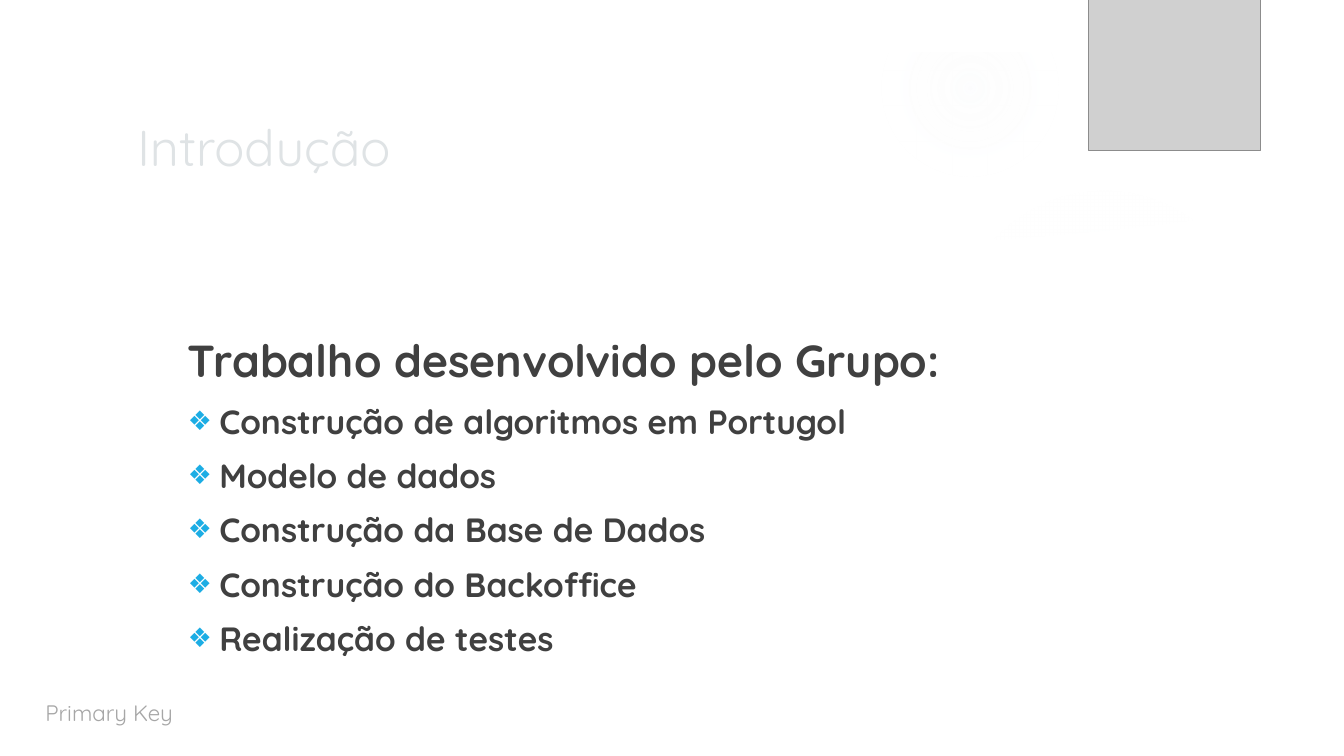
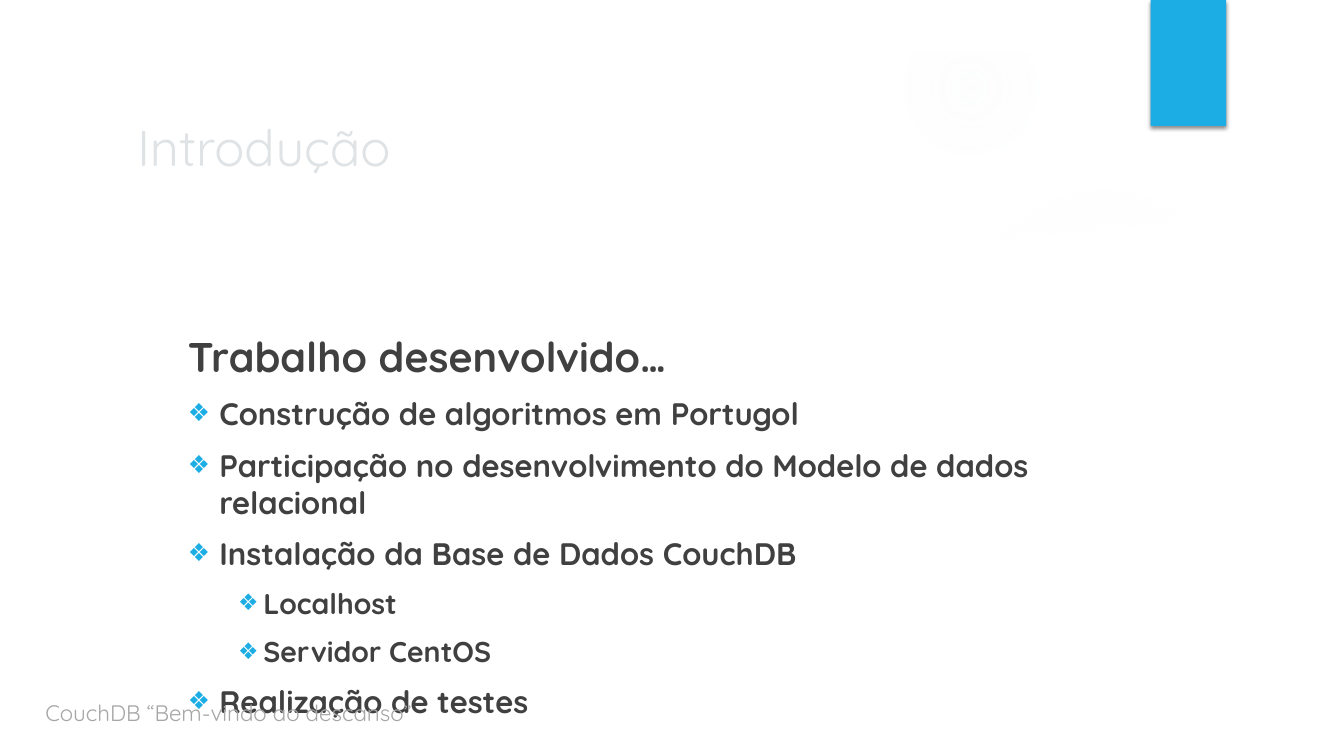
Before and after one commit to portugol/bd, a slide deck: slide 2 of couchdb/ApresentacaoFinal.pptx. Drawn at 1344x756 pixels with LibreOffice and Linux fonts; fonts in the diff are those of the drawing; grey boxes stand for pictures; background and template pictures are left out. Boxes give left, top, right and bottom in pixels: in the first picture for what was removed or moved away, otherwise in the second. Text is boxed around its words. In the diff, an @@ line names an element or a change of style, - is before the commit and + after.

```diff
--- a/couchdb/ApresentacaoFinal.pptx
+++ b/couchdb/ApresentacaoFinal.pptx
@@ picture removed at box(1089, 0, 1260, 150) @@
@@ text at box(188, 341, 666, 373): text changed; size 32 to 29.6 pt @@
-  Trabalho desenvolvido pelo Grupo:
+  Trabalho desenvolvido…
@@ text at box(219, 401, 799, 721): size 24 to 22.2 pt in "Construção de algoritmos em Portugol", "Realização de testes" @@
@@ text at box(219, 453, 1028, 663): text changed; size 24 to 22.2 pt @@
-  ❖ Modelo de dados
-  ❖ Construção da Base de Dados
-  ❖ Construção do Backoffice
+  ❖ Participação no desenvolvimento do Modelo de dados relacional
+  ❖ Instalação da Base de Dados CouchDB
+    ❖ Localhost
+    ❖ Servidor CentOS
@@ text removed at box(45, 705, 173, 726) @@
-Primary Key
@@ text added at box(45, 698, 412, 721), 16 pt, text #A6A6A6 @@
+CouchDB “Bem-vindo ao descanso”
```
Also in this commit, not shown: 1 other slide changed, 9 slides added, 11 slides removed.
